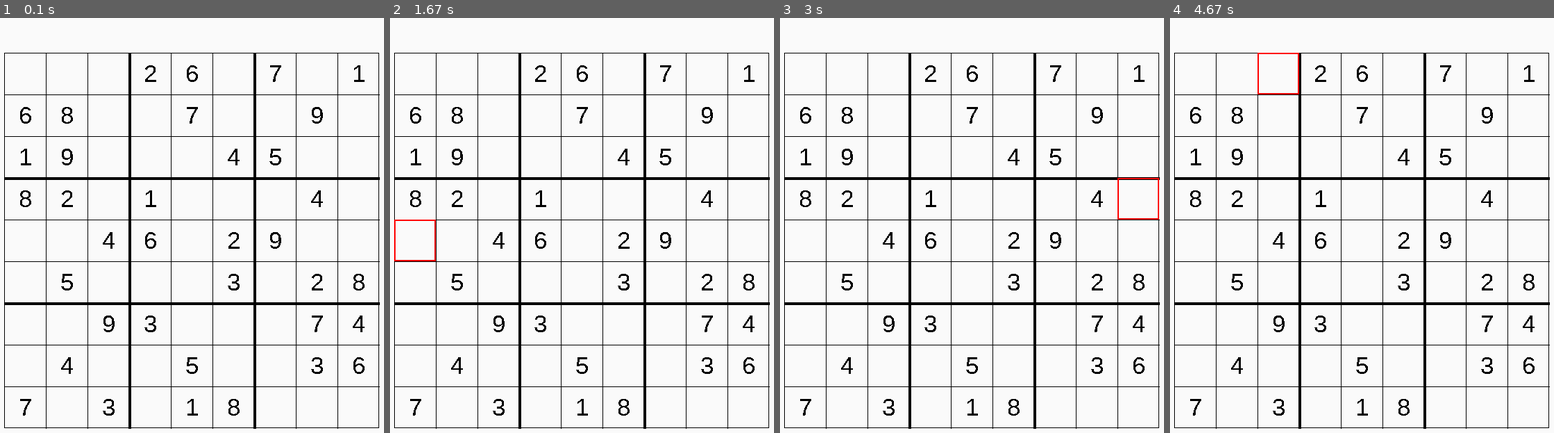
Above: before the commit, frames 1-4 (left to right).
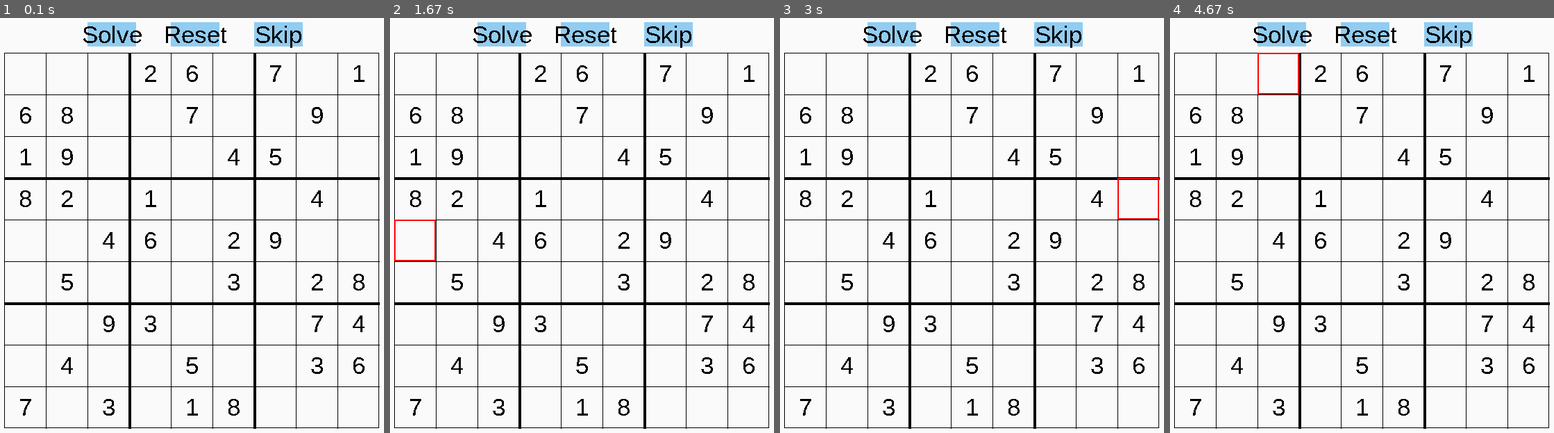
Above: after the commit, the same moments.

Repository: JDev165/sudokuBacktrackingVisualization
Game: pygame game, started from pygame_test.py
Two runs of this game, one before a commit and one after it. Both use one fixed random seed, a clock stepped at 60 frames per second and the inputs below.
Inputs (mouse positions are in pixels of both pictures, inside the frame that each line leads up to):
- Up to frame 1 (0.1 s): no input
- Up to frame 2 (1.67 s): click (582, 242) at 0.38 s; click (474, 242) at 0.72 s; click (647, 84) at 1.05 s; click (420, 229) at 1.38 s
- Up to frame 3 (3 s): click (979, 287) at 1.72 s; click (1087, 312) at 2.05 s; click (1064, 204) at 2.42 s; click (1137, 204) at 2.88 s
- Up to frame 4 (4.67 s): click (1519, 329) at 3.22 s; click (1381, 221) at 3.55 s; click (1262, 163) at 3.88 s; click (1481, 287) at 4.22 s; click (1292, 92) at 4.55 s

The runs differ from the first frame. In frame 1, 2.3% of the frame differs, in the area x 21-79%, y 1-8%; in frame 2, 2.3%; in frame 3, 2.3%; in frame 4, 2.3%.

Commit message:
Created button class, next step is to setup the click events

Diff:
--- /dev/null
+++ b/button.py
@@ -0,0 +1,45 @@
+class Button:
+    def __init__(self, text, width, height, position, text_position):
+        self._text = text
+        self._width = width
+        self._height = height
+        self._position = position
+        self._color = None
+        self._button_rect = Rect(position[0], position[1], width, height)
+        self._text_position = text_position
+
+    def setColor(self, color):
+        self._color = color
+
+    def onClick(self, clickPos, object):
+        clicked = 1 if clickPos[0] < self._width and clickPos[1] < self._height else 0
+
+        if clicked:
+            clickAction(object)
+
+    def clickAction(self, object):
+        pass
+
+
+class SolveButton(Button):
+    def __init__(self):
+        super().__init__()
+
+    def clickAction(self, object):
+        object.solve()
+
+
+class ResetButton(Button):
+    def __init__(self):
+        super().__init__()
+
+    def clickAction(self, object):
+        object.reset()
+
+
+class SkipButton(Button):
+    def __init__(self):
+        super().__init__()
+
+    def clickAction(self, object):
+        object.skip()
--- a/constants.py
+++ b/constants.py
@@ -2,6 +2,7 @@
 
 WHITE = (250, 250, 250)
 BLACK = (0, 0, 0)
+LIGHTBLUE = (145, 204, 241)
 RED = (255, 0, 0)
 WARNINGCOLOR = (195, 121, 121)
 
--- a/game.py
+++ b/game.py
@@ -2,11 +2,35 @@
 from pygame.locals import *
 
 
-class Game:
-    def __init__(self, title):
-        self.title = title
+class Console:
+    def __init__(self, cartridge, font, screenSize):
+        self._cartridge = cartridge
+        self._font = font
+        self._screenSize = screenSize
+        self._screen = None
+        self._running = True
 
-    def play(self):
+    def playGameCartridge(self):
         pygame.init()
+        font = pygame.font.SysFont(self.gameFont, 35)
+        self.screen = pygame.display.set_mode(self.screenSize)
 
-    def _loop(self)
+        self.cartridge.play(pygame)
+
+    def _game_loop(self):
+        while self._running:
+            for event in pygame.event.get():
+                if event.type == QUIT:
+                    self._running = False
+                    pygame.quit()
+                elif event.type == pygame.MOUSEBUTTONDOWN:
+
+                elif event.type == pygame.KEYDOWN:
+
+            pygame.display.set_caption("Sudoku")
+            screen.fill(WHITE)
+            pygame.draw.rect(screen, BLACK, sudoku_board, 1)
+
+            pygame.display.update()
+
+        pygame.quit()
--- a/pygame_test.py
+++ b/pygame_test.py
@@ -6,6 +6,19 @@
 sudokuAPI = SudokuAPI(board)
 editableCells = sudokuAPI.getEmptyCells()
 wrongChoices = {}
+# x, y, width, height
+solveButton = {"rect": Rect(174, 10, 70, 35),
+               "text_position": (209, 28)}
+
+resetButton = {"rect": Rect(294, 10, 70, 35),
+               "text_position": (329, 28)}
+
+skipButton = {"rect": Rect(414, 10, 70, 35),
+              "text_position": (449, 28)}
+
+buttons = {"Solve": solveButton,
+           "Reset": resetButton,
+           "Skip": skipButton}
 
 pygame.init()
 
@@ -149,6 +162,16 @@
                 screen.blit(
                     textImage, textRect)
 
+    # Draw buttons
+
+    for buttonText, button in buttons.items():
+        pygame.draw.rect(screen, LIGHTBLUE, button['rect'])
+        textImage = font.render(buttonText, False, BLACK)
+        buttonTextCenteredPosition = (
+            button['text_position'][0], button['text_position'][1])
+        buttonTextRect = textImage.get_rect(center=buttonTextCenteredPosition)
+        screen.blit(textImage, buttonTextRect)
+
     if selectionRect and clickedInsideBoard and isEditableCell:
         pygame.draw.rect(screen, RED, selectionRect, 2)
 
